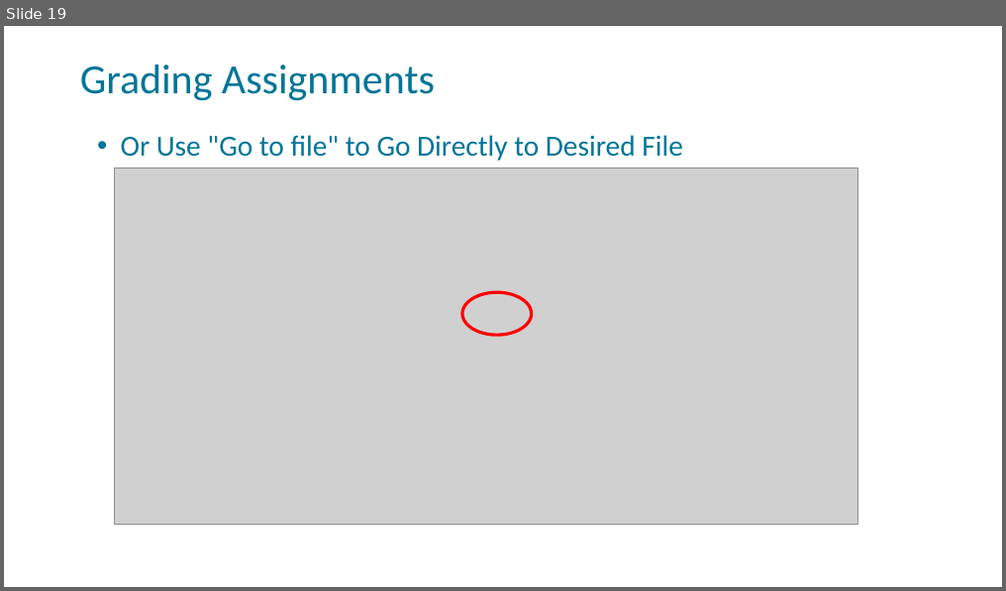
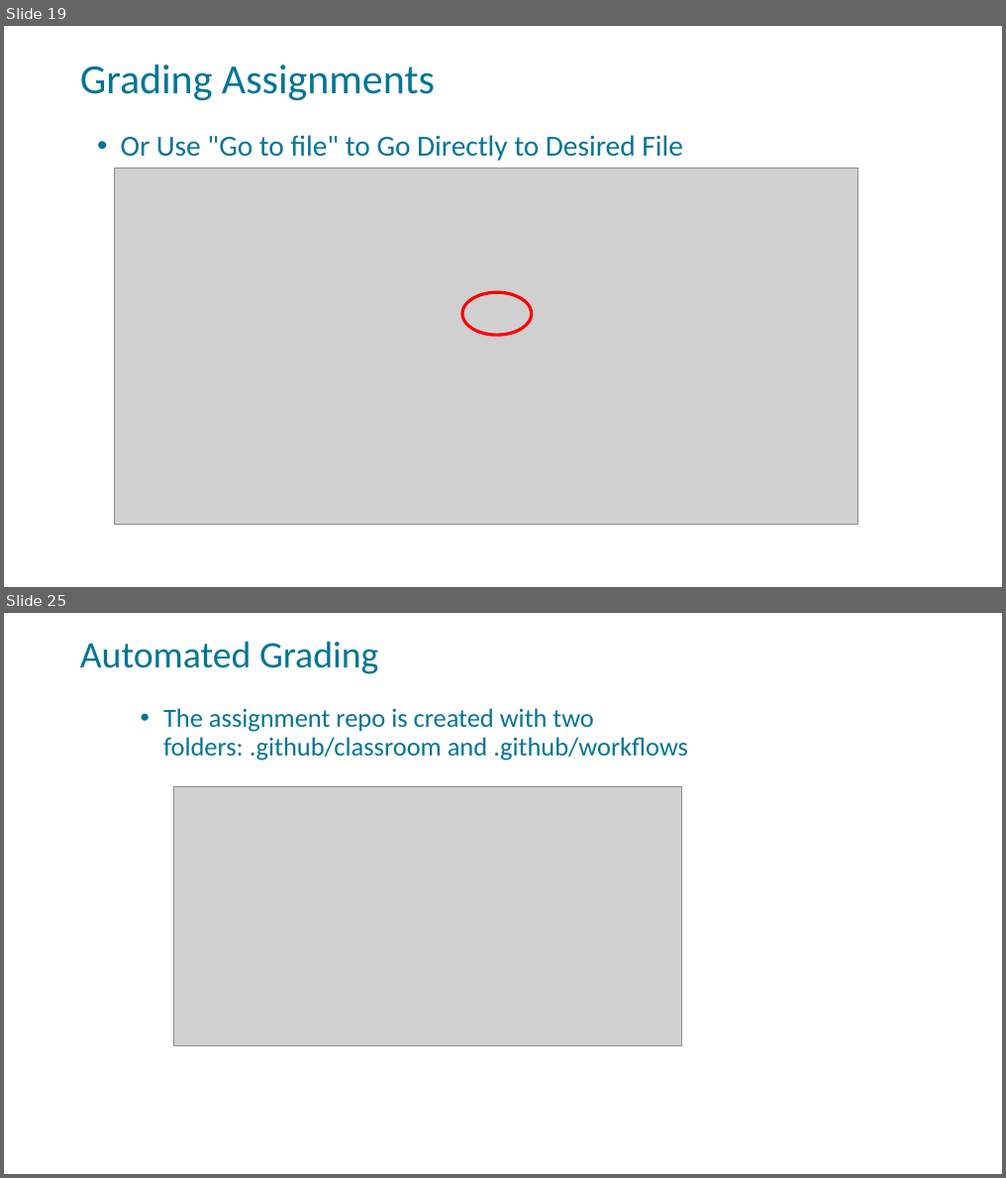
Before and after one commit to FSCJ-FacultyDev/SWC-Virtual-2023, a slide deck: slides/GitHubClassroom-Instructor.pptx. Shown one above the other, each under a label of ours: slide 19 before the commit, slides 19 and 25 after it; the slides between them are not shown. The pictures are 1006x591 and 1006x1178 pixels, drawn with LibreOffice and Linux fonts; fonts in the diff are those of the drawing; grey boxes stand for pictures; background and template pictures are left out. Boxes give left, top, right and bottom in pixels: in the first picture for what was removed or moved away, otherwise in the second. Text is boxed around its words. In the diff, an @@ line names an element or a change of style, - is before the commit and + after.

Commit message:
added auto-grading slides

```diff
--- a/slides/GitHubClassroom-Instructor.pptx
+++ b/slides/GitHubClassroom-Instructor.pptx
@@ slide 25 added at <box>4,613,1002,1174</box>, background picture (left out); not listed: 1 template element that a slide beside it also shows @@
@@ text added at <box>80,641,378,674</box>, 36 pt, text #007598 @@
+Automated Grading
@@ title added at <box>163,708,688,761</box>, 25.2 pt, text #007598 @@
+• The assignment repo is created with two folders: .github/classroom and .github/workflows
@@ picture added at <box>173,787,682,1047</box> @@
```
Also in this commit, not shown: 15 other slides added.
